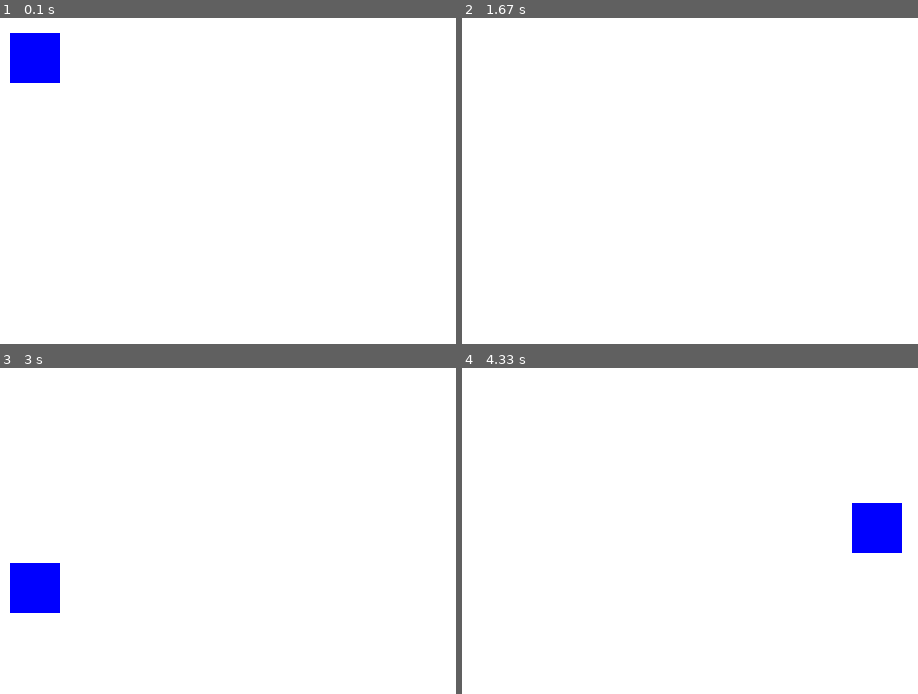
Above: before the commit, frames 1-4 (two rows, left to right).
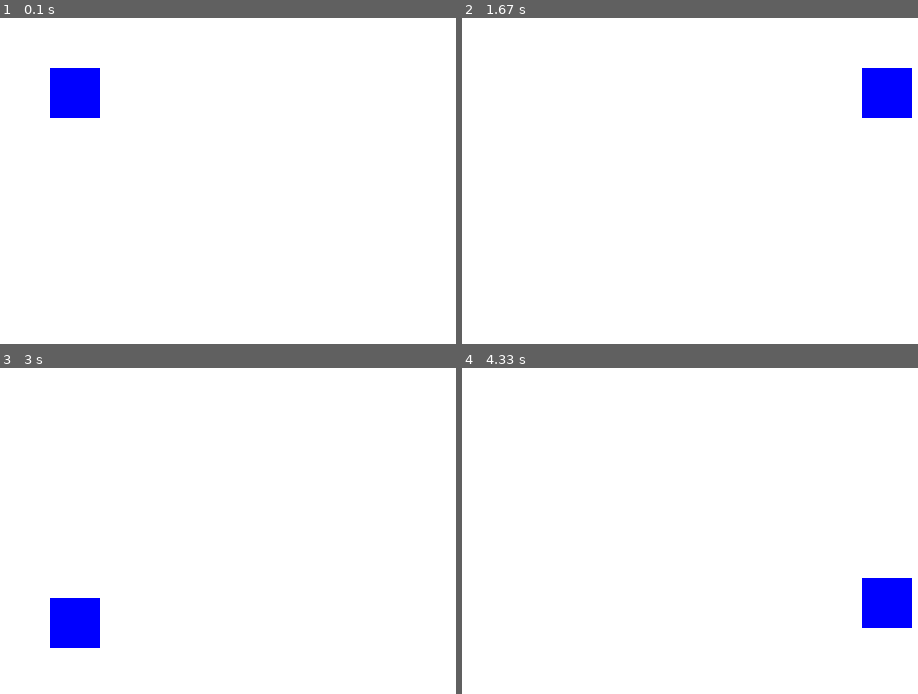
Above: after the commit, the same moments.

Repository: Gha211th/Learning_Pygame
Game: pygame game, started from basic/1_first_game.py
Two runs of this game, one before a commit and one after it. Both use one fixed random seed, a clock stepped at 60 frames per second and the inputs below.
Inputs:
- Up to frame 1 (0.1 s): no input
- Up to frame 2 (1.67 s): hold Right 0.33-0.8 s; hold Right 1.17-1.63 s
- Up to frame 3 (3 s): hold Left 1.67-2.2 s; hold Down 2.23-2.53 s; hold Left 2.57-2.97 s
- Up to frame 4 (4.33 s): hold Up 3-3.37 s; hold Right 3.4-4.03 s; hold Down from 4.07 s (still down)

The runs differ from the first frame. In frame 1, 3.2% of the frame differs, in the area x 2-22%, y 4-31%; in frame 2, 1.7%; in frame 3, 3.2%; in frame 4, 3.4%, in the area x 85-99%, y 41-80%.

Commit message:
day 1 learning python

Diff:
--- a/basic/1_first_game.py
+++ b/basic/1_first_game.py
@@ -3,7 +3,9 @@
 
 pygame.init()
 
-screen = pygame.display.set_mode((500, 500))
+width, height = 500, 500
+
+screen = pygame.display.set_mode((width, height))
 pygame.display.set_caption("first game!")
 
 color_white = (255, 255, 255)
@@ -11,9 +13,12 @@
 
 x, y = 10, 15
 speed = 5
+box_size = 50
+
+margin = 50
 
 clock = pygame.time.Clock()
-fps_rate = 120
+fps_rate = 1000
 
 while True:
     for event in pygame.event.get():
@@ -32,6 +37,15 @@
     if keys[pygame.K_LEFT]:
         x -= speed
 
+    if x < margin:
+        x = margin
+    if x + box_size > width - margin:
+        x = width - box_size - margin
+    if y < margin:
+        y = margin
+    if y + box_size > height - margin:
+        y = height - box_size - margin
+
     screen.fill(color_white)
     pygame.draw.rect(screen, color_black, (x, y, 50, 50))
     pygame.display.flip()
